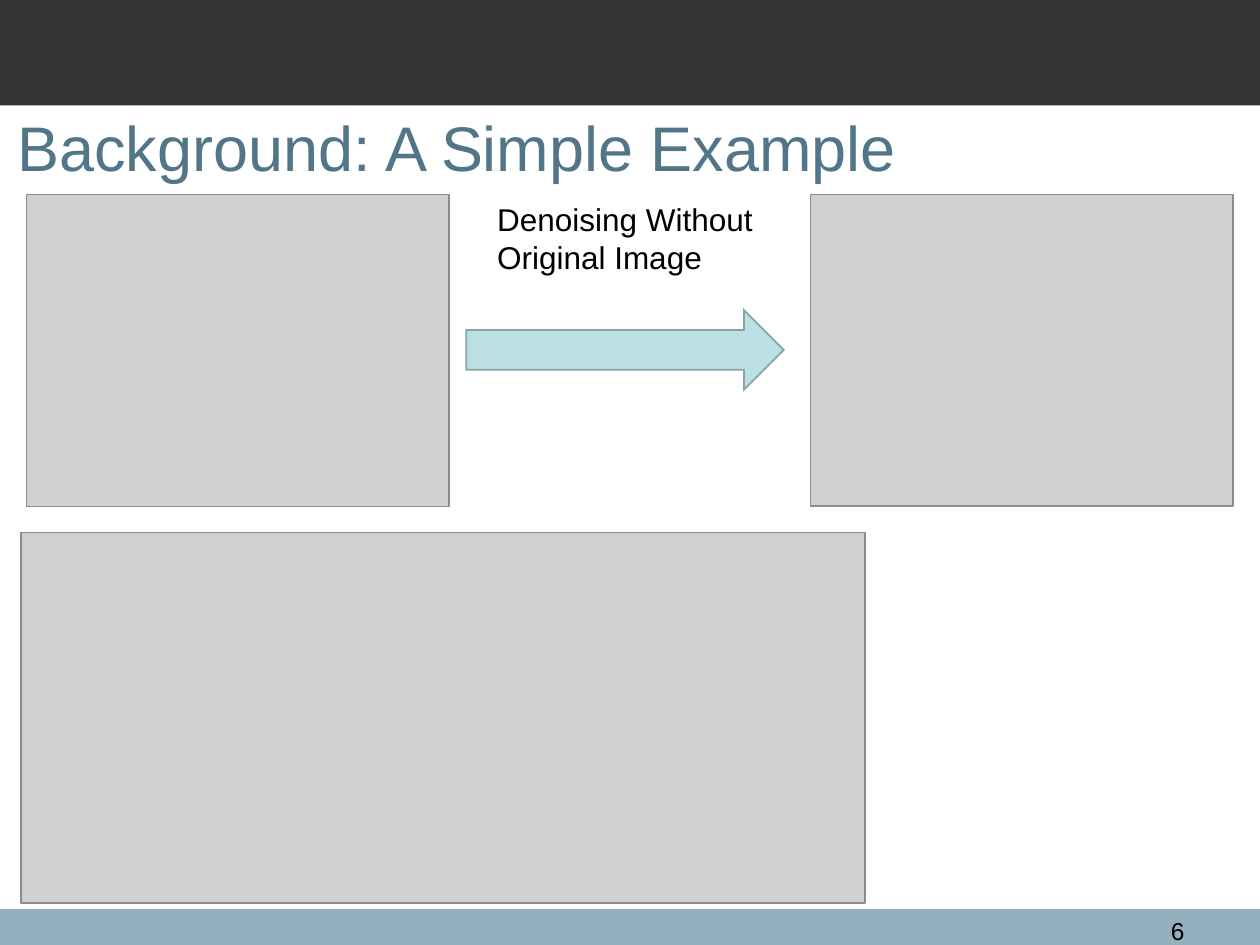
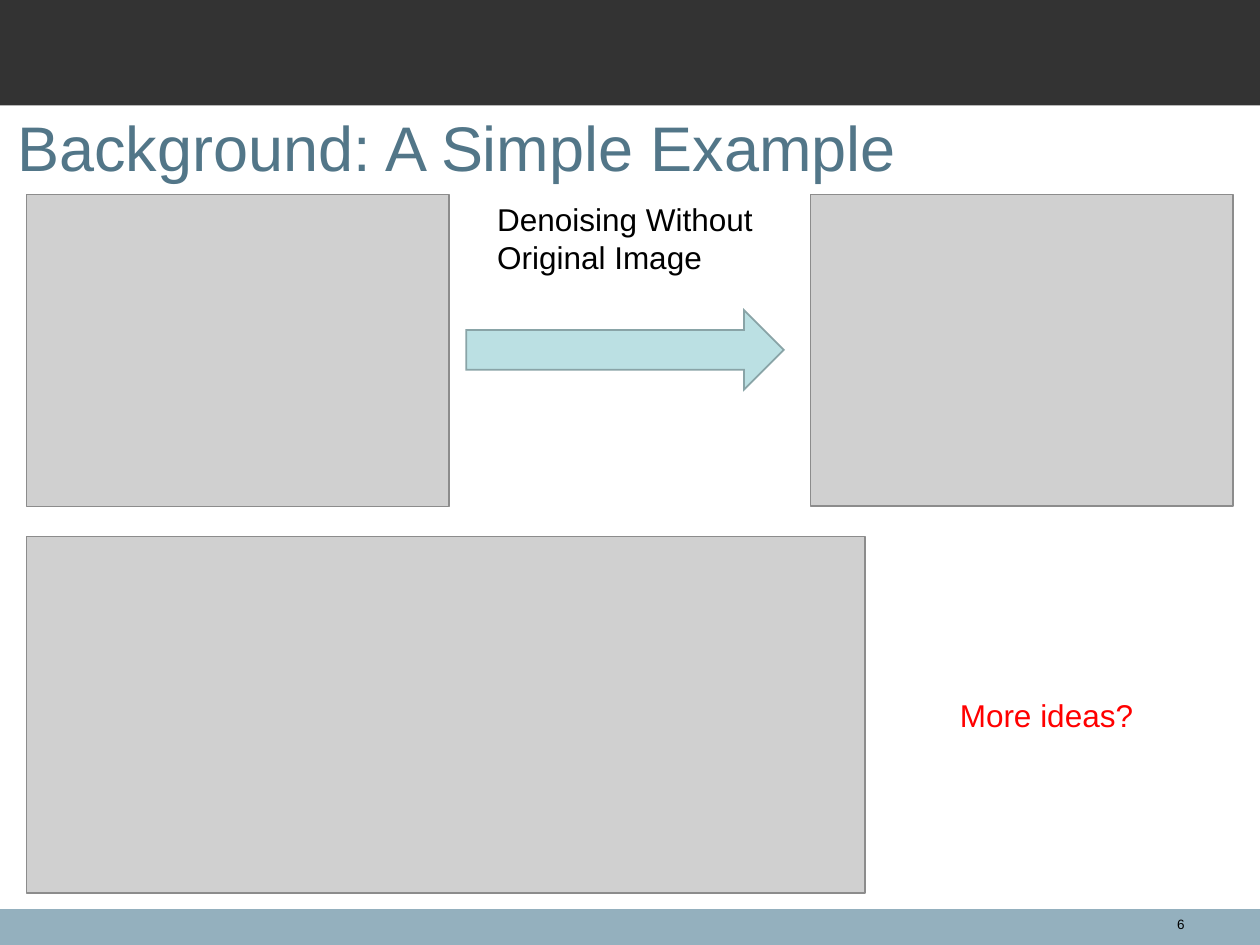
Before and after one commit to spacegoing/ANU_Hounours_Final, a slide deck: slide 6 of FinalTalk/Presentation.ppt. Drawn at 1260x945 pixels with LibreOffice and Linux fonts; fonts in the diff are those of the drawing; grey boxes stand for pictures; background and template pictures are left out. Boxes give left, top, right and bottom in pixels: in the first picture for what was removed or moved away, otherwise in the second. Text is boxed around its words. In the diff, an @@ line names an element or a change of style, - is before the commit and + after.

```diff
--- a/FinalTalk/Presentation.ppt
+++ b/FinalTalk/Presentation.ppt
@@ picture: place and size @@
-picture at <box>21,533,866,903</box>
+picture at <box>26,537,864,893</box>
@@ text added at <box>960,704,1133,728</box>, 18 pt, text #FF0000 @@
+More ideas?
@@ page number at <box>1177,919,1185,929</box>: size 14 to 7.7 pt @@
```
Also in this commit, not shown: 13 other slides changed, 4 slides added, 3 slides removed, 3 other files.
